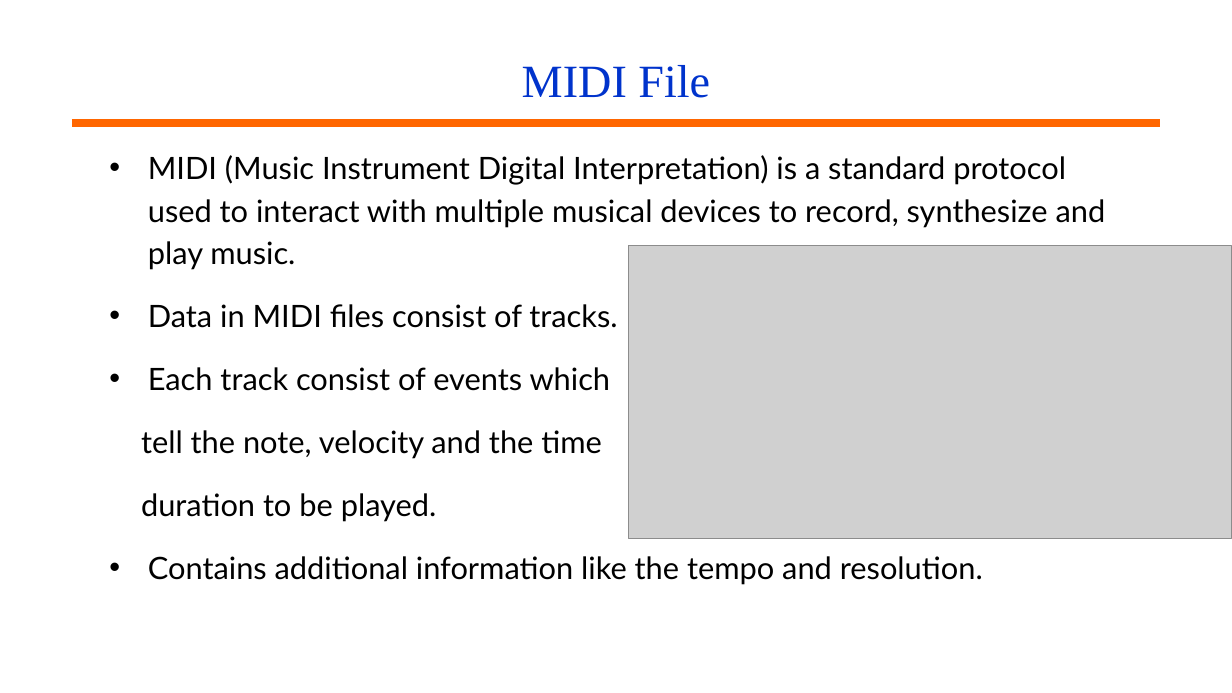
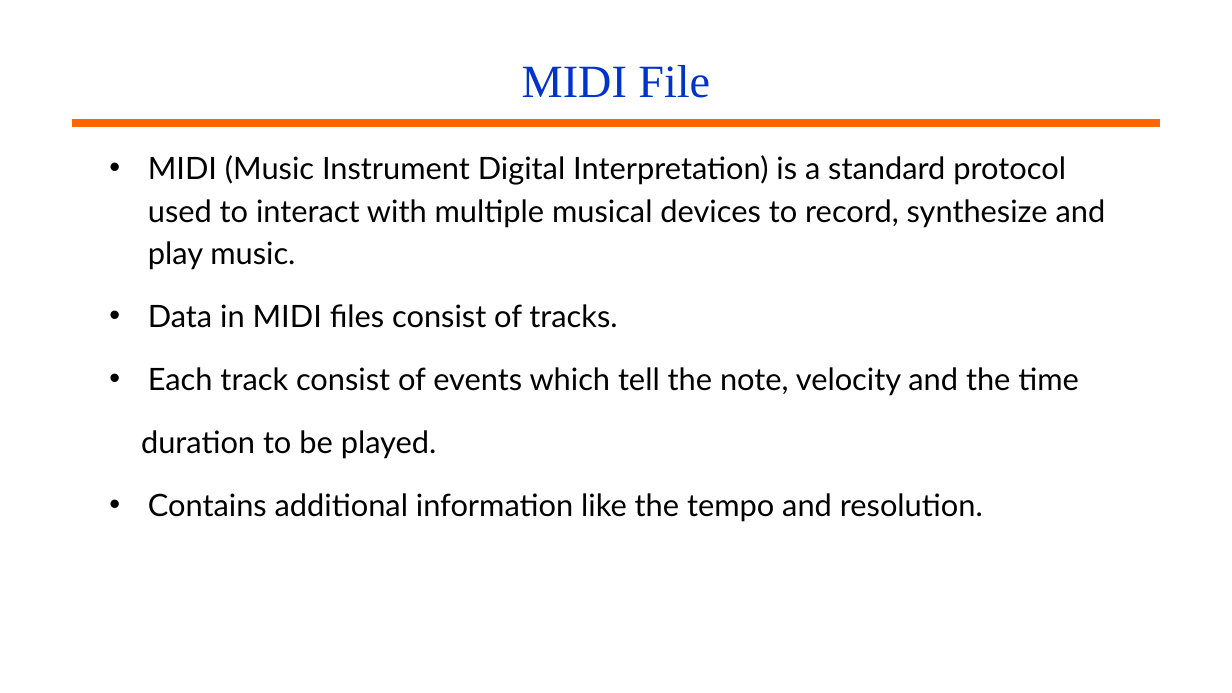
Before and after one commit to jerinjoseph121/Music-Generation, a slide deck: slide 7 of Presentation/Music Generation Major Project.pptx. Drawn at 1232x693 pixels with LibreOffice and Linux fonts; fonts in the diff are those of the drawing; grey boxes stand for pictures; background and template pictures are left out. Boxes give left, top, right and bottom in pixels: in the first picture for what was removed or moved away, otherwise in the second. Text is boxed around its words. In the diff, an @@ line names an element or a change of style, - is before the commit and + after.

```diff
--- a/Presentation/Music Generation Major Project.pptx
+++ b/Presentation/Music Generation Major Project.pptx
@@ picture removed at (x1=629, y1=246, x2=1232, y2=539) @@
@@ text at (x1=148, y1=367, x2=1079, y2=396): text changed @@
-• Each track consist of events which
-tell the note, velocity and the time
+• Each track consist of events which tell the note, velocity and the time
```
Also in this commit, not shown: 8 other slides changed, 6 slides added, 2 slides removed.
